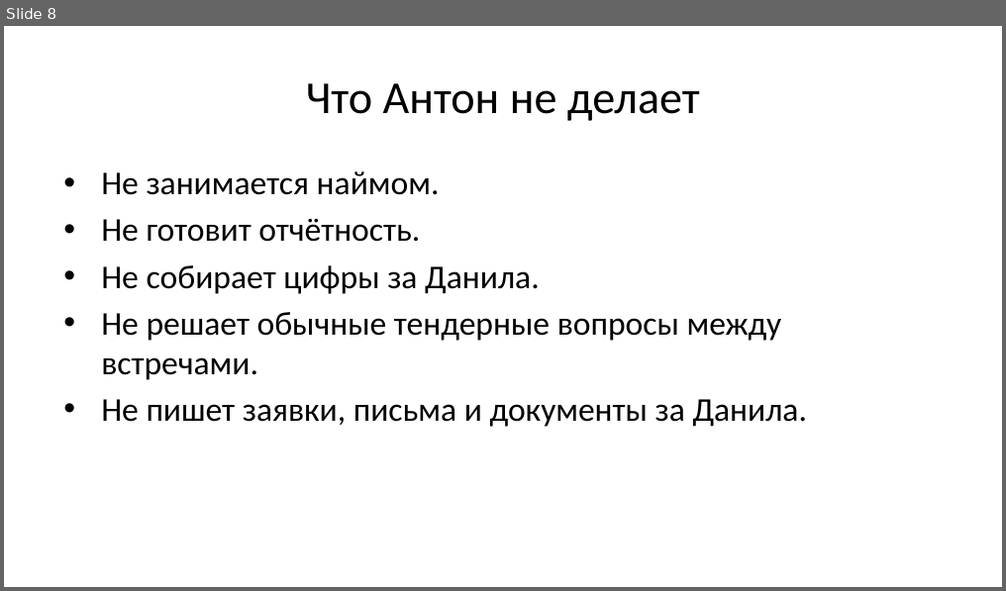
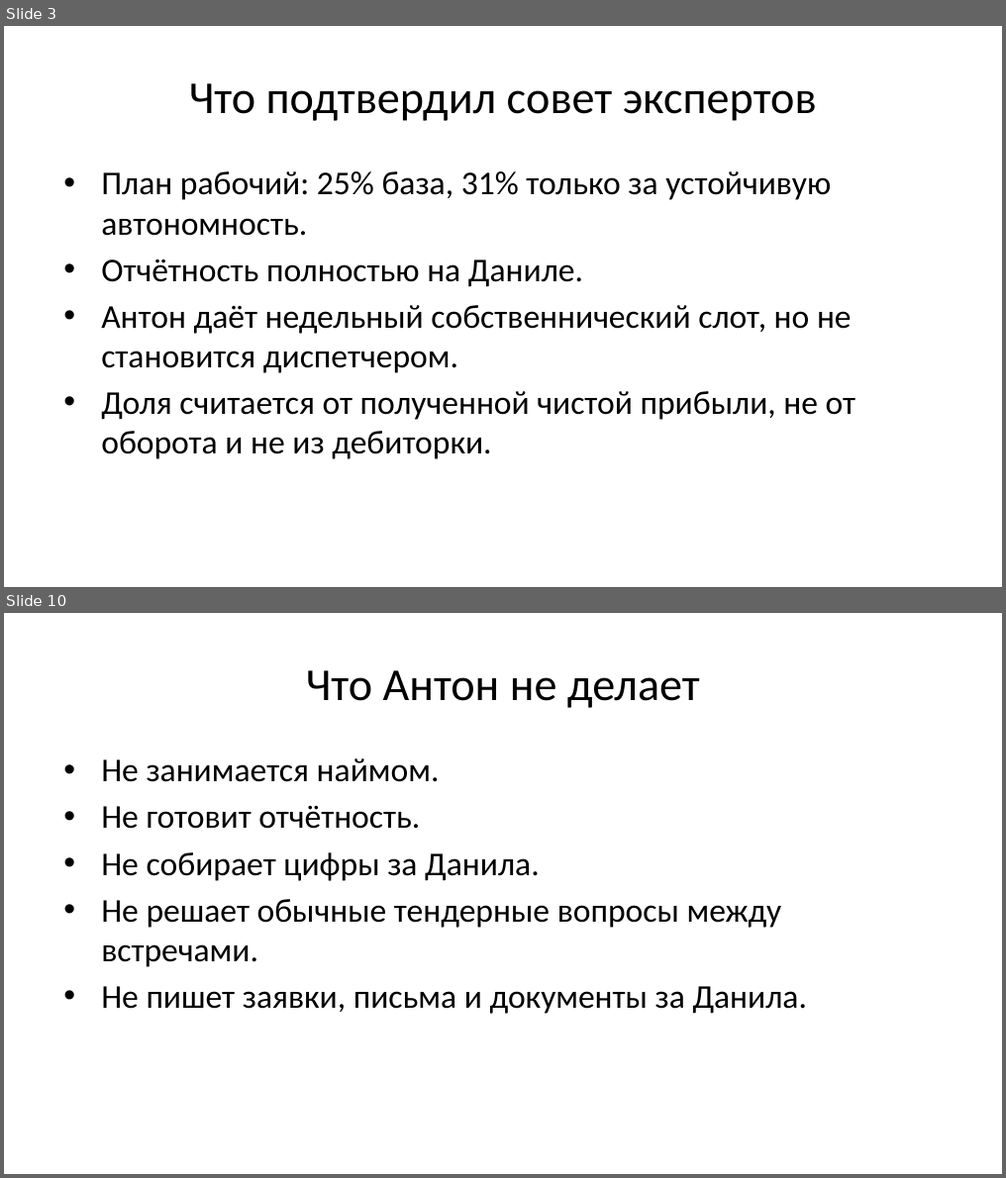
Before and after one commit to instrumentburg-sudo/danil-roadmap, a slide deck: artifacts/slides.pptx. Shown one above the other, each under a label of ours: slide 8 before the commit, slides 3 and 10 after it; the slides between them are not shown. The pictures are 1006x591 and 1006x1178 pixels, drawn with LibreOffice and Linux fonts; fonts in the diff are those of the drawing. Boxes give left, top, right and bottom in pixels: in the first picture for what was removed or moved away, otherwise in the second. Text is boxed around its words. In the diff, an @@ line names an element or a change of style, - is before the commit and + after.

```diff
--- a/artifacts/slides.pptx
+++ b/artifacts/slides.pptx
@@ slide 3 added at <box>4,26,1002,587</box>, background #FFFFFF @@
@@ title added at <box>189,83,817,121</box>, 33 pt, text #000000 @@
+Что подтвердил совет экспертов
@@ text added at <box>101,172,855,460</box>, 24 pt, text #000000 @@
+• План рабочий: 25% база, 31% только за устойчивую автономность.
+• Отчётность полностью на Даниле.
+• Антон даёт недельный собственнический слот, но не становится диспетчером.
+• Доля считается от полученной чистой прибыли, не от оборота и не из дебиторки.
@@ what was slide 8 is now slide 10 @@
```
Also in this commit, not shown: 7 slides changed, 4 other slides added, 3 slides removed, 9 other files.
